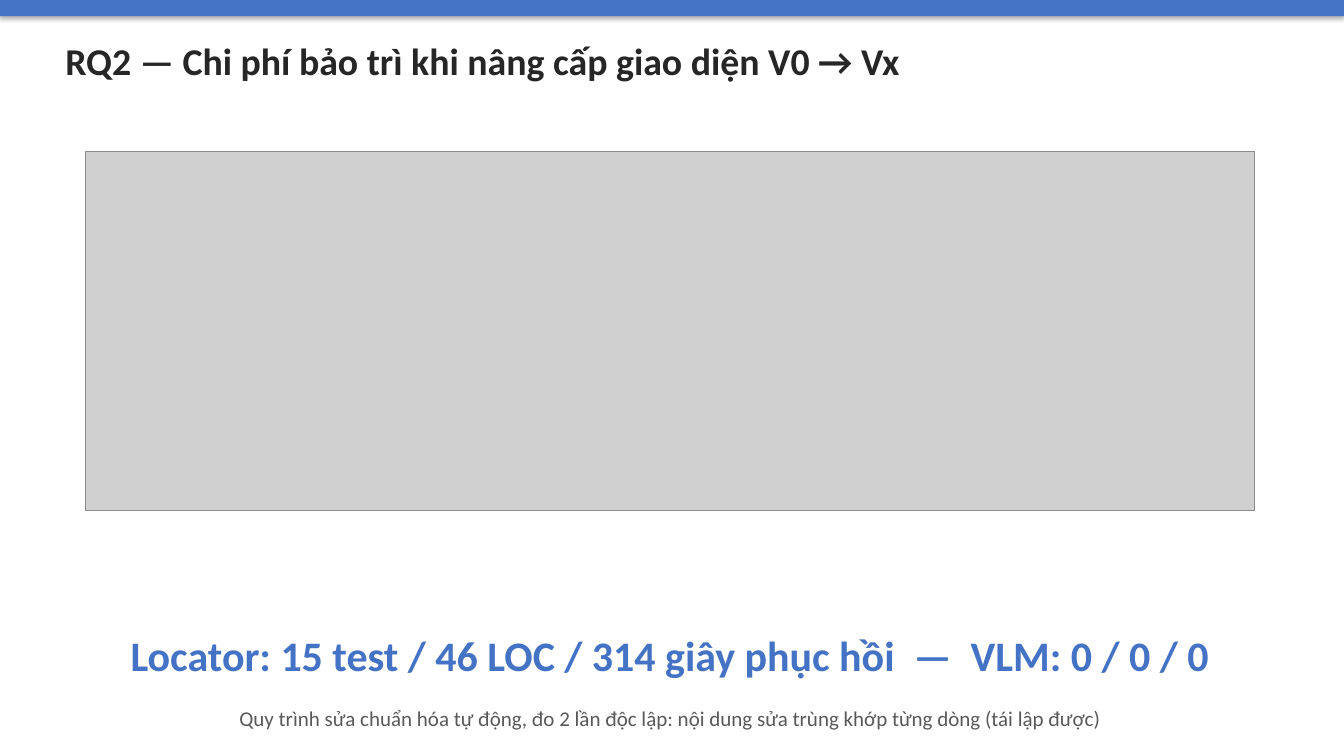
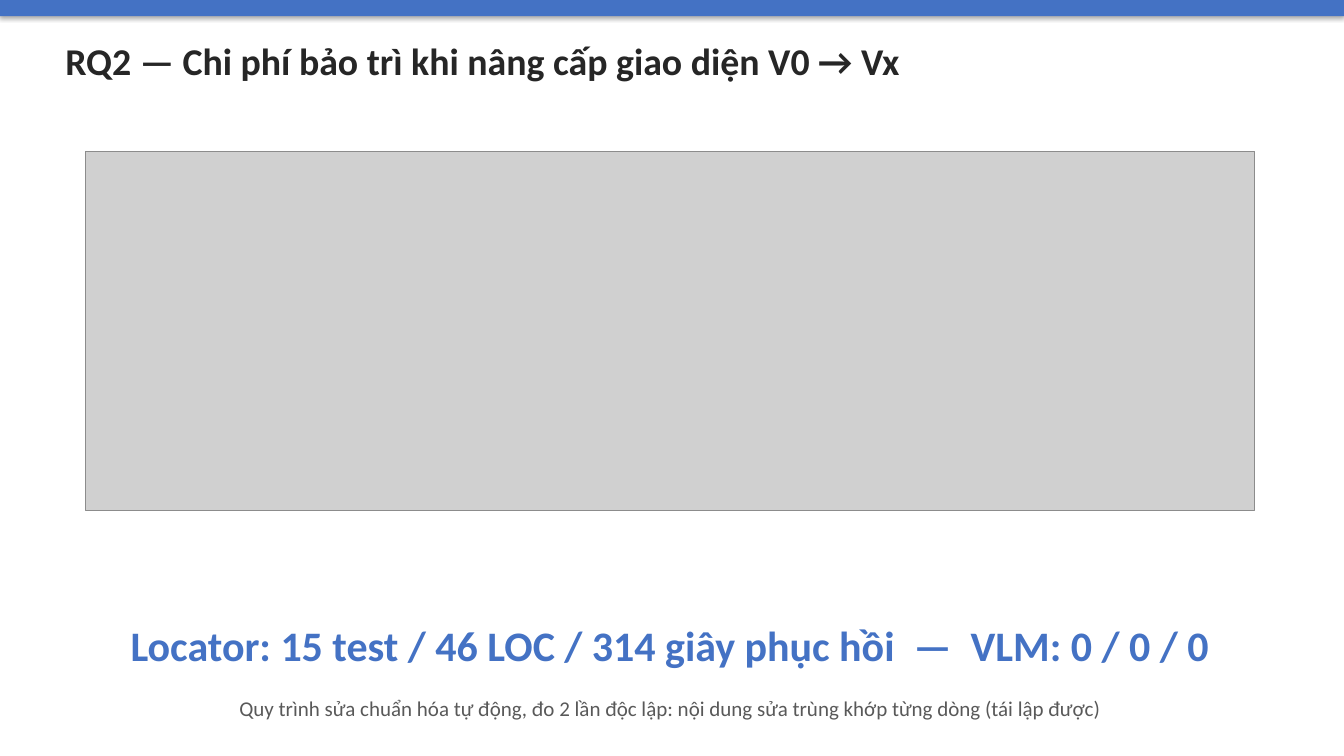
Before and after one commit to cpk/doanai, a slide deck: slide 10 of docs/bao-cao/slide-bao-ve.pptx. Drawn at 1344x756 pixels with LibreOffice and Linux fonts; fonts in the diff are those of the drawing; grey boxes stand for pictures. Boxes give left, top, right and bottom in pixels: in the first picture for what was removed or moved away, otherwise in the second. Text is boxed around its words. In the diff, an @@ line names an element or a change of style, - is before the commit and + after.

```diff
--- a/docs/bao-cao/slide-bao-ve.pptx
+++ b/docs/bao-cao/slide-bao-ve.pptx
@@ text "Locator: 15 test / 46 ...": place and size @@
-text "Locator: 15 test / 46 ..." at <box>131,639,1208,679</box>
+text "Locator: 15 test / 46 ..." at <box>131,629,1208,669</box>
@@ text "Quy trình sửa chuẩn hóa ...": place and size @@
-text "Quy trình sửa chuẩn hóa ..." at <box>239,710,1100,730</box>
+text "Quy trình sửa chuẩn hóa ..." at <box>239,700,1100,720</box>
```
Also in this commit, not shown: 6 other slides changed, 3 other files.
